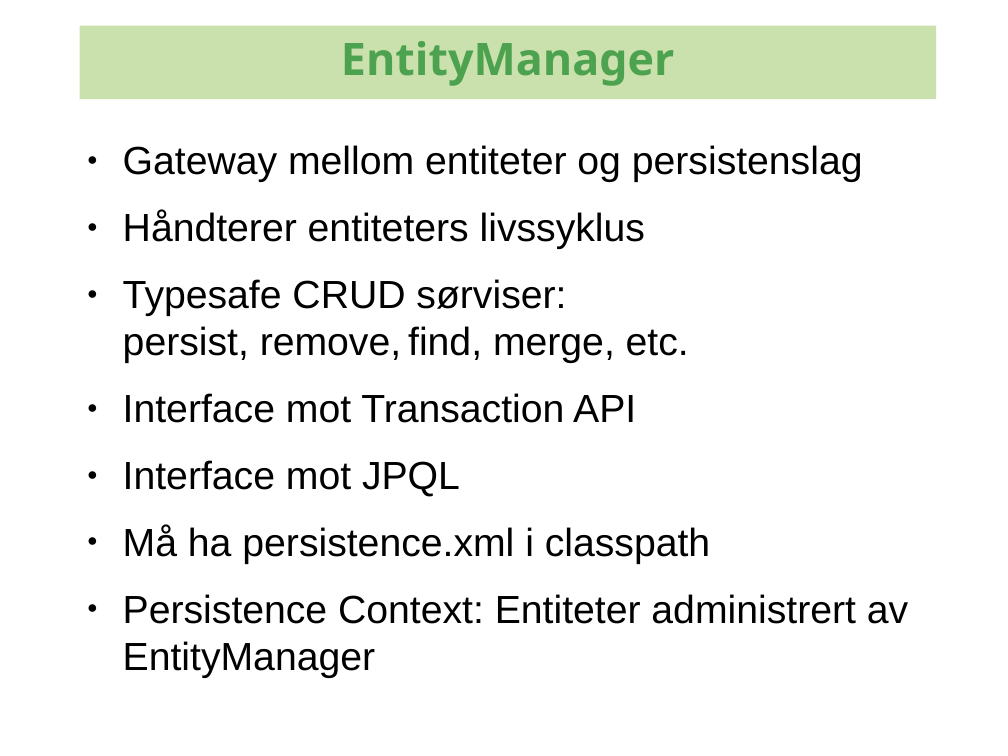
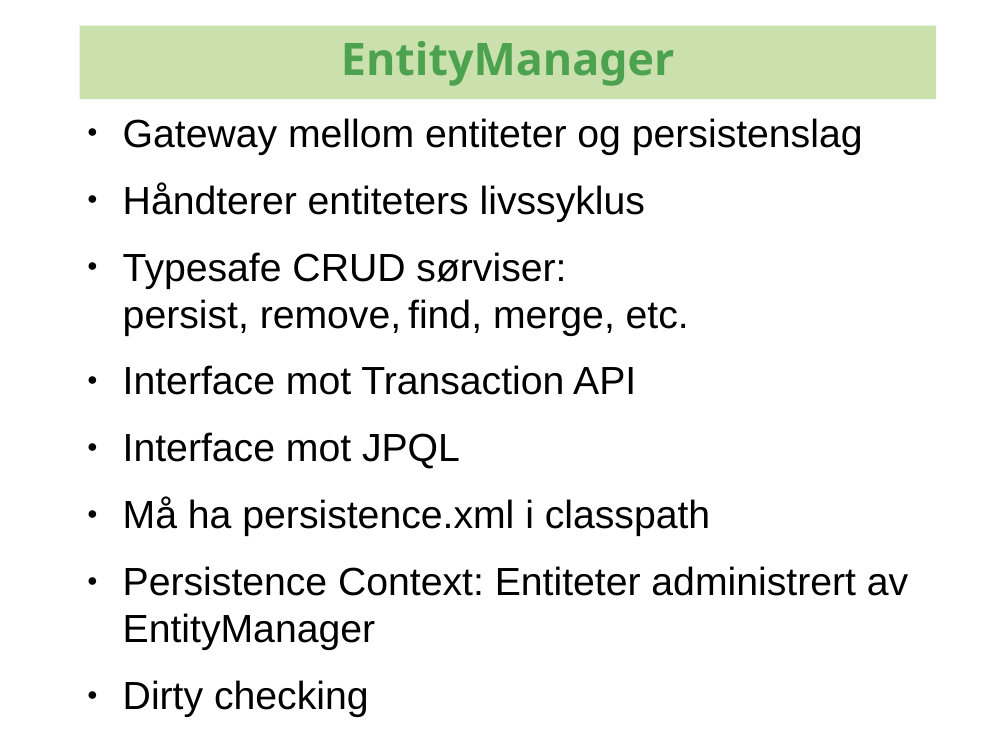
Before and after one commit to kenglxn/seam-maven-refimpl, a slide deck: slide 63 of sandbox/loo/jpa-continued/jpa-continued.odp. Drawn at 1008x756 pixels with LibreOffice and Linux fonts; fonts in the diff are those of the drawing; background and template pictures are left out. Boxes give left, top, right and bottom in pixels: in the first picture for what was removed or moved away, otherwise in the second. Text is boxed around its words. In the diff, an @@ line names an element or a change of style, - is before the commit and + after.

```diff
--- a/sandbox/loo/jpa-continued/jpa-continued.odp
+++ b/sandbox/loo/jpa-continued/jpa-continued.odp
@@ text at [123,118,908,650]: paragraph added @@
+● Dirty checking
@@ text "Gateway mellom entiteter og persistenslag": place and size @@
-text "Gateway mellom entiteter og persistenslag" at [123,145,908,624]
+text "Gateway mellom entiteter og persistenslag" at [123,118,908,650]
```
Also in this commit, not shown: 3 other slides changed.
